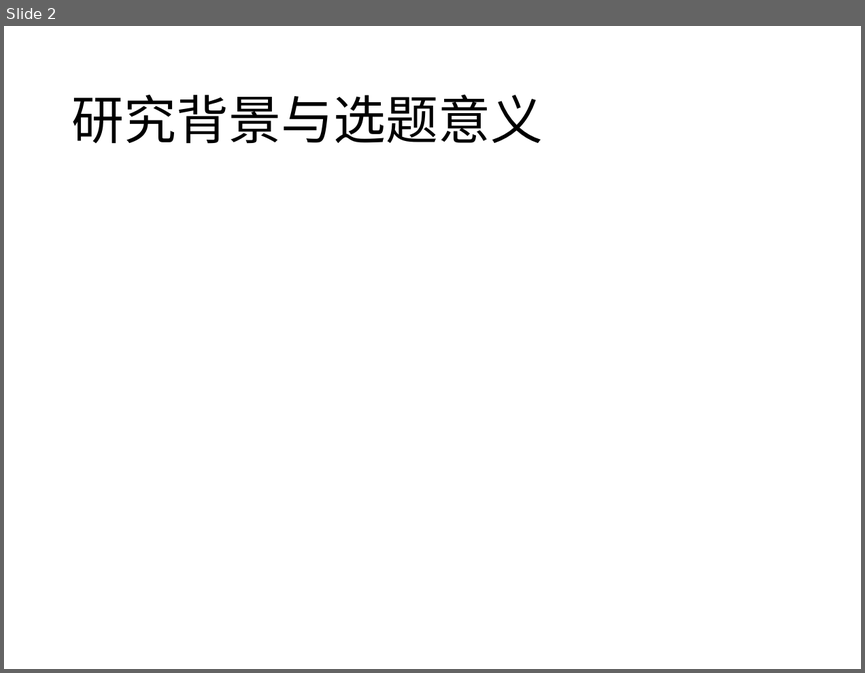
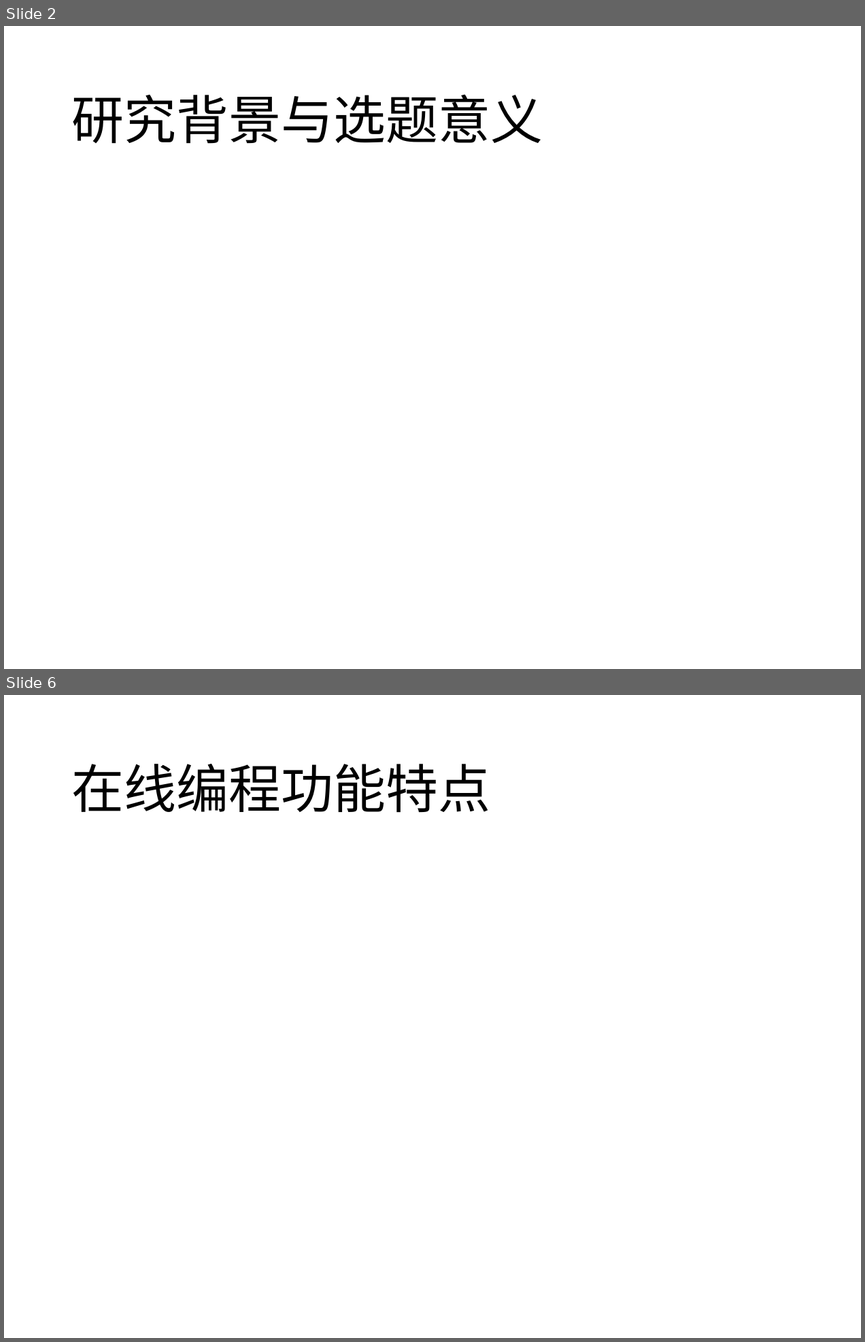
Before and after one commit to TeslaCN/graduation, a slide deck: 基于Scrapy框架的计算机专业学习资源网站_吴伟杰.pptx. Shown one above the other, each under a label of ours: slide 2 before the commit, slides 2 and 6 after it; the slides between them are not shown. The pictures are 865x673 and 865x1342 pixels, drawn with LibreOffice and Linux fonts; fonts in the diff are those of the drawing. Boxes give left, top, right and bottom in pixels: in the first picture for what was removed or moved away, otherwise in the second. Text is boxed around its words. In the diff, an @@ line names an element or a change of style, - is before the commit and + after.

```diff
--- a/基于Scrapy框架的计算机专业学习资源网站_吴伟杰.pptx
+++ b/基于Scrapy框架的计算机专业学习资源网站_吴伟杰.pptx
@@ slide 6 added at (x1=4, y1=695, x2=861, y2=1338), background #FFFFFF @@
@@ title added at (x1=71, y1=764, x2=490, y2=812), 44 pt, text #000000 @@
+在线编程功能特点
```
Also in this commit, not shown: 4 other slides added, 3 other files.
